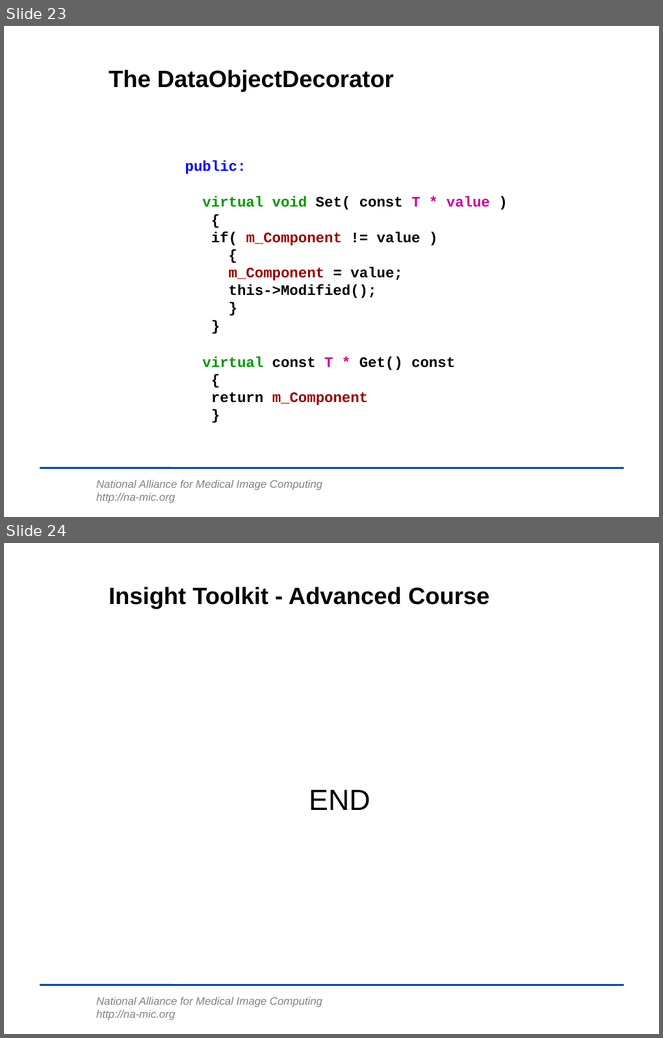
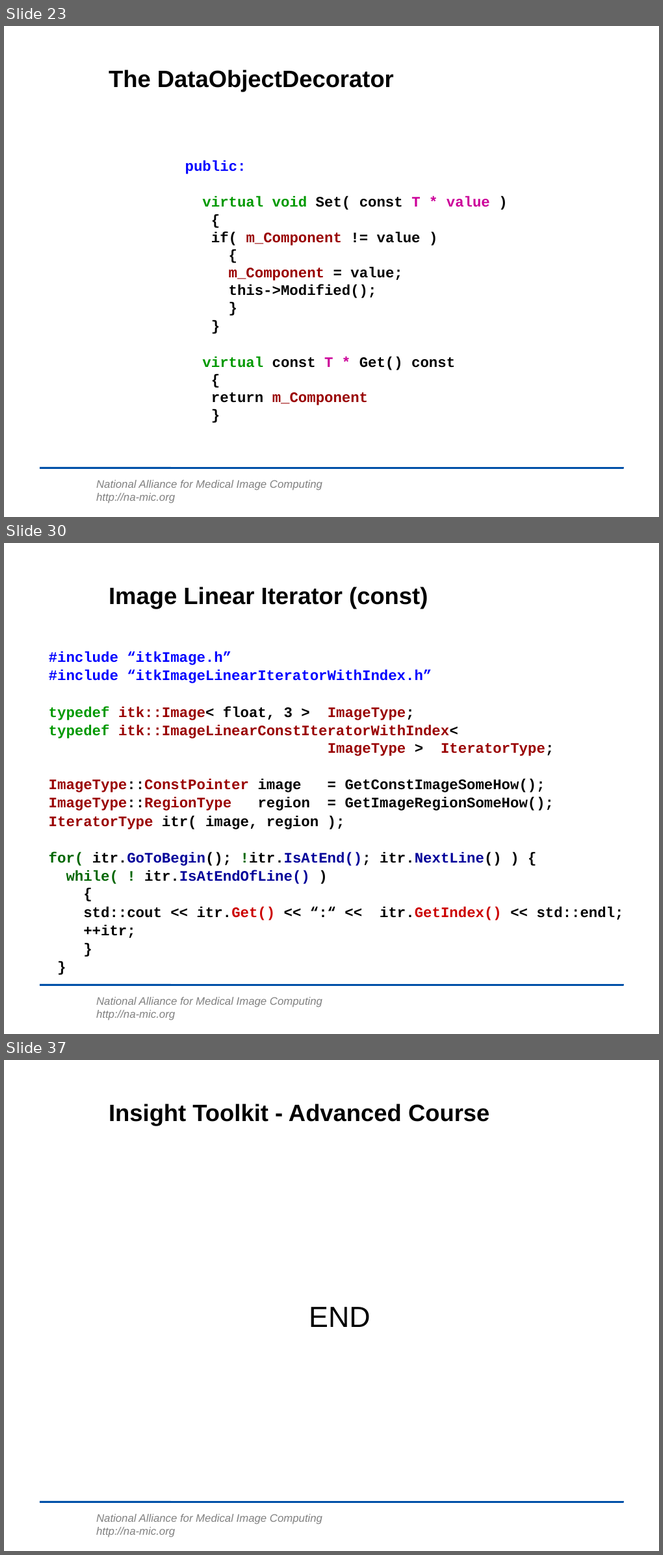
Before and after one commit to lheckemann/namic-sandbox, a slide deck: ITKAdvancedCourse/doc/presentations/Insight-DesignPatterns.ppt. Shown one above the other, each under a label of ours: slides 23 and 24 before the commit, slides 23, 30 and 37 after it; the slides between them are not shown. The pictures are 663x1038 and 663x1555 pixels, drawn with LibreOffice and Linux fonts; fonts in the diff are those of the drawing; background and template pictures are left out. Boxes give left, top, right and bottom in pixels: in the first picture for what was removed or moved away, otherwise in the second. Text is boxed around its words. In the diff, an @@ line names an element or a change of style, - is before the commit and + after.

Commit message:
ENH: Iterators added. Starting to add ImageAdaptors.

```diff
--- a/ITKAdvancedCourse/doc/presentations/Insight-DesignPatterns.ppt
+++ b/ITKAdvancedCourse/doc/presentations/Insight-DesignPatterns.ppt
@@ slide 30 added at [4,543,659,1034], background #FFFFFF; not listed: 2 template elements that a slide beside it also shows @@
@@ title added at [109,587,428,609], 26 pt, text #000000, bold @@
+Image Linear Iterator (const)
@@ text added at [49,652,624,938], 16 pt, text #000000, bold @@
+#include “itkImage.h”
+#include “itkImageLinearIteratorWithIndex.h”
+typedef itk::Image< float, 3 > ImageType;
+typedef itk::ImageLinearConstIteratorWithIndex<
+ImageType > IteratorType;
+ImageType::ConstPointer image = GetConstImageSomeHow();
+ImageType::RegionType region = GetImageRegionSomeHow();
+IteratorType itr( image, region );
+for( itr.GoToBegin(); !itr.IsAtEnd(); itr.NextLine() ) {
+while( ! itr.IsAtEndOfLine() )
+{
+std::cout << itr.Get() << “:“ << itr.GetIndex() << std::endl;
+++itr;
+}
+}
@@ what was slide 24 is now slide 37 @@
```
Also in this commit, not shown: 12 other slides added.
